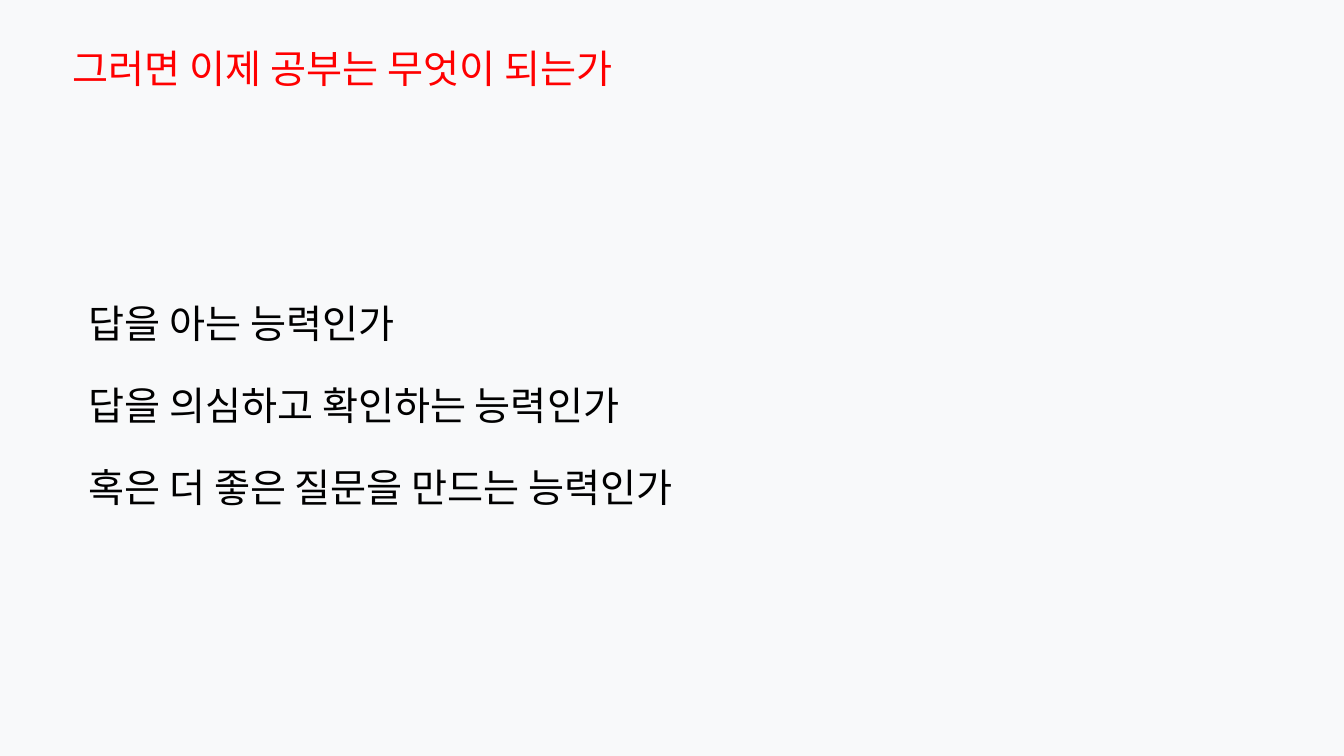
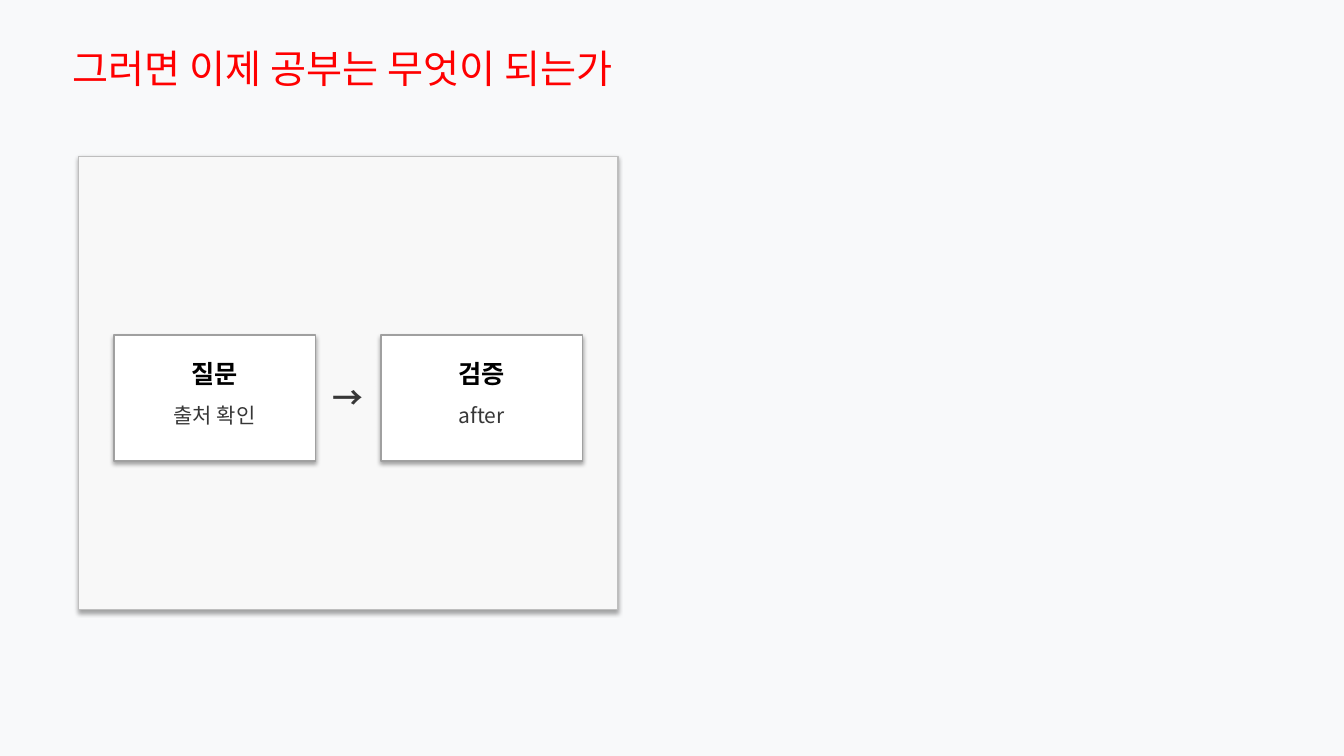
Before and after one commit to Rlearnchan/luddite, a slide deck: slide 6 of outputs/pptx/ai_knowledge_institution_slide_spec_styled_draft.pptx. Drawn at 1344x756 pixels with LibreOffice and Linux fonts; fonts in the diff are those of the drawing. Boxes give left, top, right and bottom in pixels: in the first picture for what was removed or moved away, otherwise in the second. Text is boxed around its words. In the diff, an @@ line names an element or a change of style, - is before the commit and + after.

```diff
--- a/outputs/pptx/ai_knowledge_institution_slide_spec_styled_draft.pptx
+++ b/outputs/pptx/ai_knowledge_institution_slide_spec_styled_draft.pptx
@@ rectangle added at (x1=79, y1=156, x2=618, y2=610), fill #F8F8F8, outline #BEBEBE 1 pt @@
@@ text removed at (x1=89, y1=305, x2=673, y2=506) @@
-답을 아는 능력인가
-답을 의심하고 확인하는 능력인가
-혹은 더 좋은 질문을 만드는 능력인가
@@ rectangle added at (x1=114, y1=336, x2=316, y2=462), fill #FFFFFF, outline #A0A0A0 1 pt @@
@@ rectangle added at (x1=381, y1=336, x2=583, y2=462), fill #FFFFFF, outline #A0A0A0 1 pt @@
@@ text added at (x1=191, y1=362, x2=237, y2=385), 18 pt, text #000000, bold @@
+질문
@@ text added at (x1=324, y1=374, x2=374, y2=412), 22 pt, text #373737, bold @@
+→
@@ text added at (x1=459, y1=362, x2=505, y2=386), 18 pt, text #000000, bold @@
+검증
@@ text added at (x1=174, y1=405, x2=256, y2=425), 15 pt, text #373737 @@
+출처 확인
@@ text added at (x1=459, y1=406, x2=505, y2=424), 15 pt, text #373737 @@
+after
```
Also in this commit, not shown: 14 other slides changed, 6 slides added, 6 slides removed, 8 other files.
